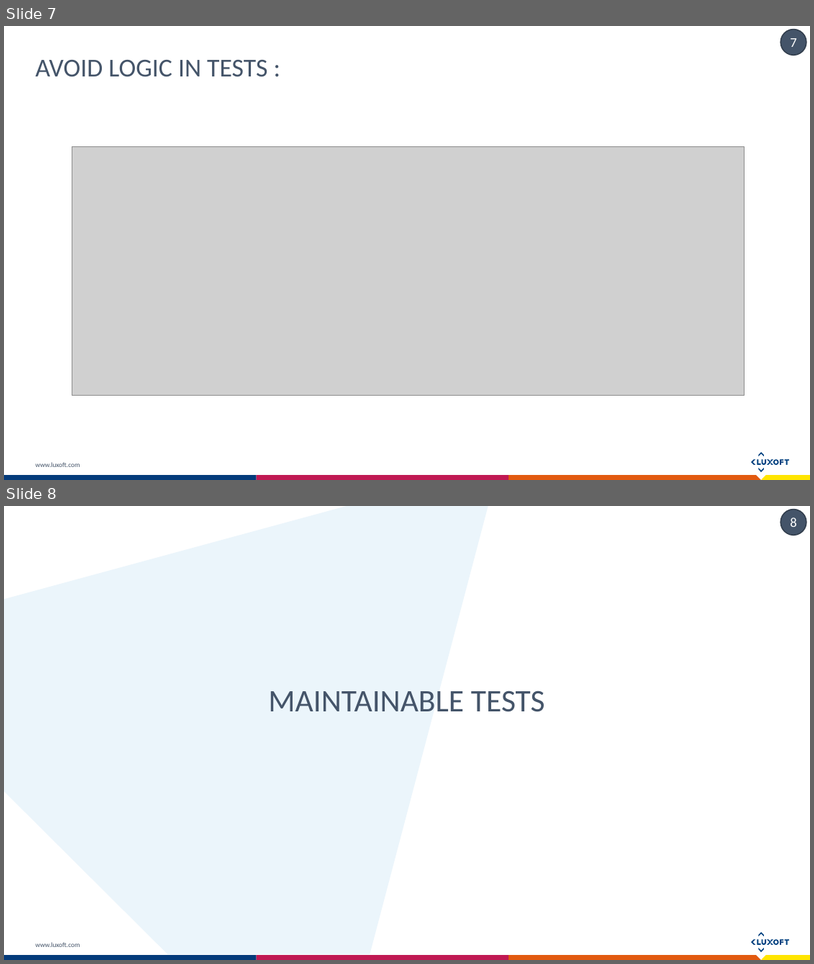
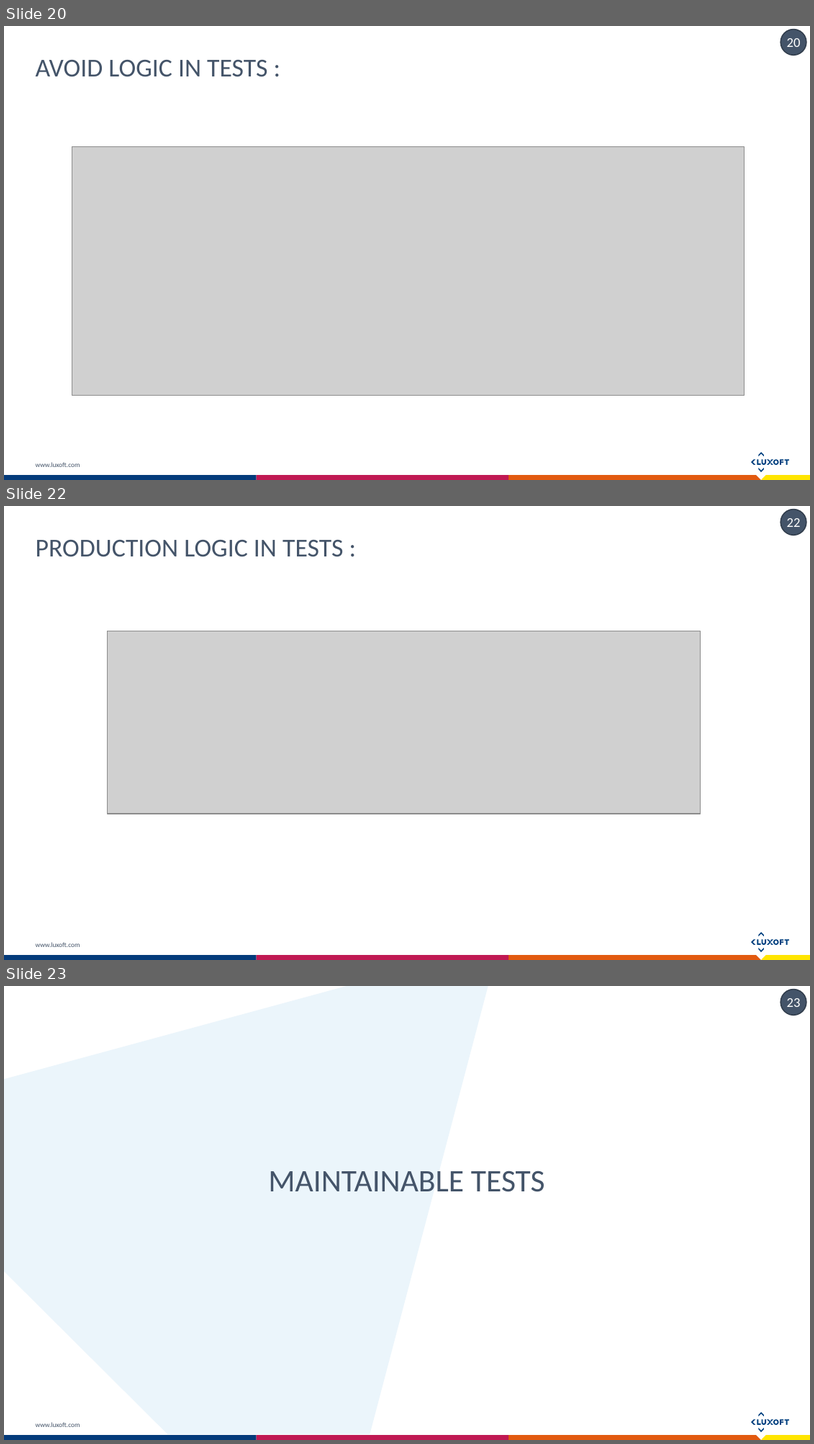
Before and after one commit to exiton3/Unit-tests-Best-Practices-Samples, a slide deck: Docs/Unit testing Bests practices.pptx. Shown one above the other, each under a label of ours: slides 7 and 8 before the commit, slides 20, 22 and 23 after it; the slides between them are not shown. The pictures are 814x964 and 814x1444 pixels, drawn with LibreOffice and Linux fonts; fonts in the diff are those of the drawing; grey boxes stand for pictures. Boxes give left, top, right and bottom in pixels: in the first picture for what was removed or moved away, otherwise in the second. Text is boxed around its words. In the diff, an @@ line names an element or a change of style, - is before the commit and + after.

Commit message:
Updated Trustworthy tests

```diff
--- a/Docs/Unit testing Bests practices.pptx
+++ b/Docs/Unit testing Bests practices.pptx
@@ slide 22 added at <box>4,506,810,960</box>, background #FFFFFF; not listed: 18 template elements that a slide beside it also shows @@
@@ title added at <box>36,540,343,557</box>, 23 pt, text #445469 @@
+PRODUCTION LOGIC IN TESTS :
@@ picture added at <box>107,631,701,813</box> @@
@@ what was slide 7 is now slide 20 @@
@@ page number at <box>787,38,801,47</box>: text changed @@
-7
+20
@@ what was slide 8 is now slide 23 @@
@@ page number at <box>787,998,801,1007</box>: text changed @@
-8
+23
```
Also in this commit, not shown: 1 slide changed, 5 other slides added, 6 other files.
